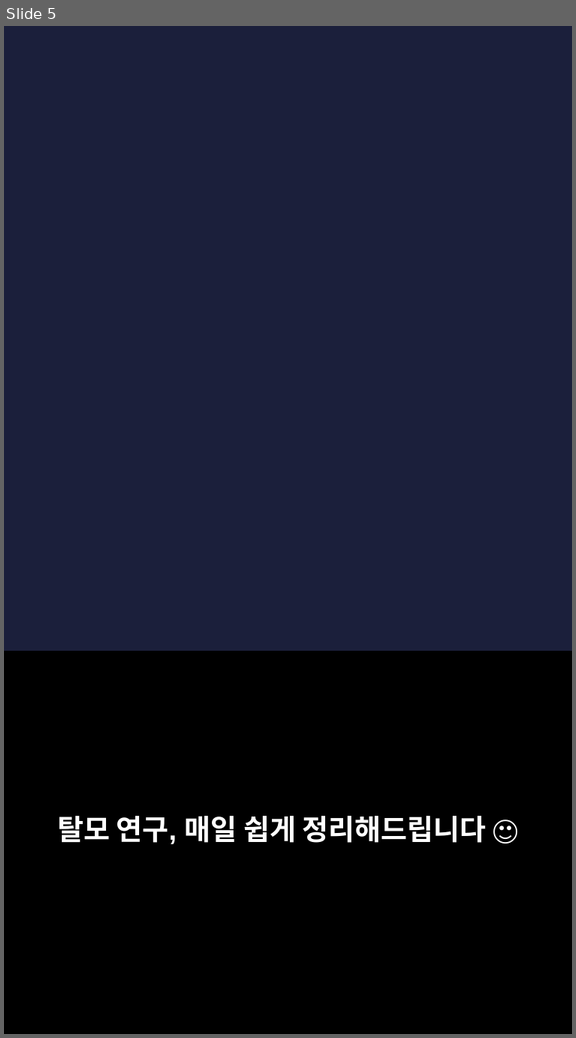
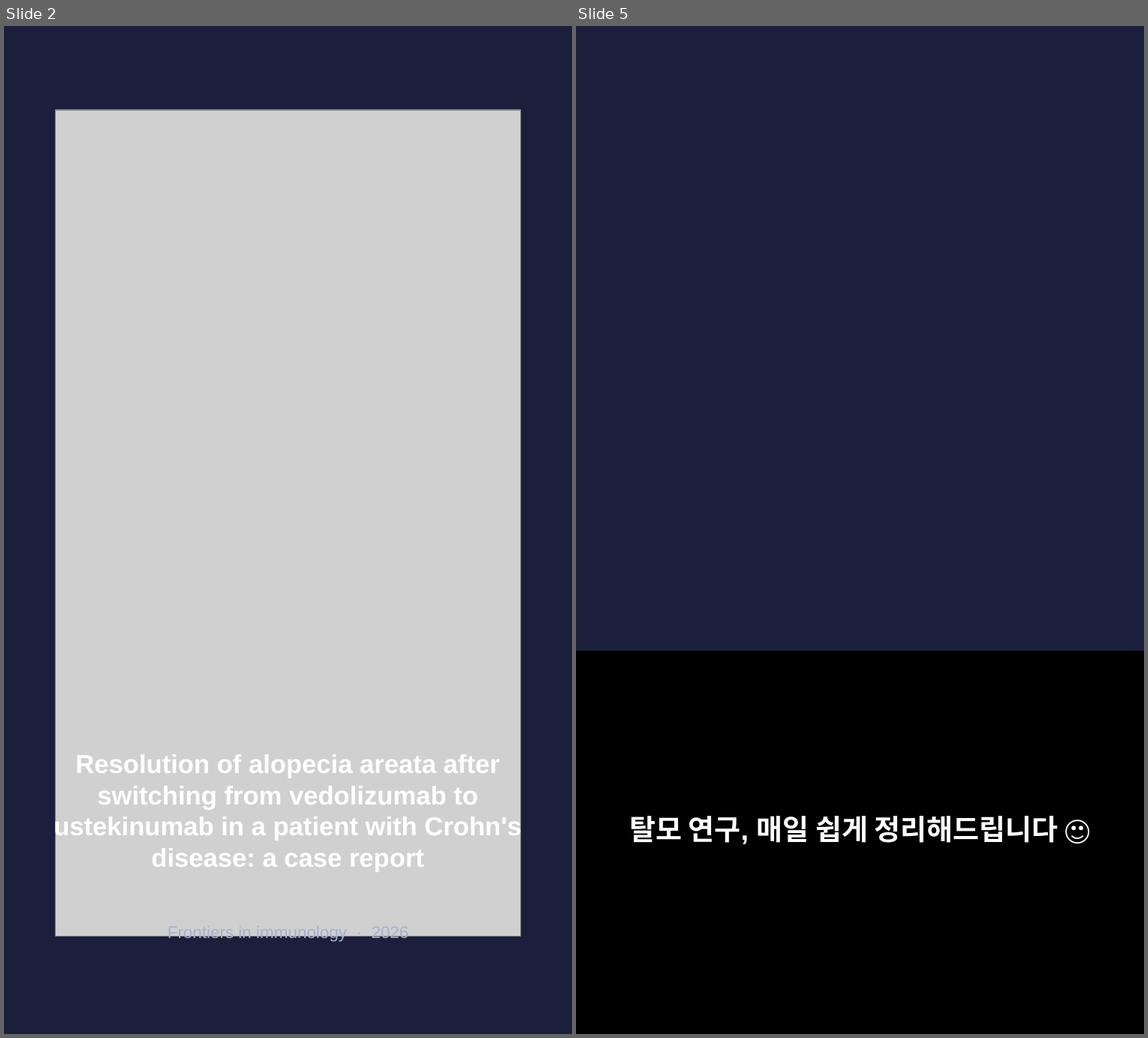
Before and after one commit to hyokang2010-BJ-ANTH/product-builder-test, a slide deck: pwa/data/latest/slides.pptx. Shown side by side, each under a label of ours: slide 5 before the commit, slides 2 and 5 after it; the slides between them are not shown. The pictures are 576x1038 and 1148x1038 pixels, drawn with LibreOffice and Linux fonts; fonts in the diff are those of the drawing; grey boxes stand for pictures; background and template pictures are left out. Boxes give left, top, right and bottom in pixels: in the first picture for what was removed or moved away, otherwise in the second. Text is boxed around its words. In the diff, an @@ line names an element or a change of style, - is before the commit and + after.

```diff
--- a/pwa/data/latest/slides.pptx
+++ b/pwa/data/latest/slides.pptx
@@ slide 2 added at (4,26,572,1034), background #1B1F3B @@
@@ picture added at (55,110,521,936) @@
@@ text added at (54,754,521,872), 20 pt, text #FFFFFF, bold @@
+Resolution of alopecia areata after switching from vedolizumab to ustekinumab in a patient with Crohn's disease: a case report
@@ text added at (168,936,409,942), 13 pt, text #AAAFCD @@
+Frontiers in immunology · 2026
```
Also in this commit, not shown: 2 slides changed, 4 other slides added, 6 slides removed, 26 other files.
